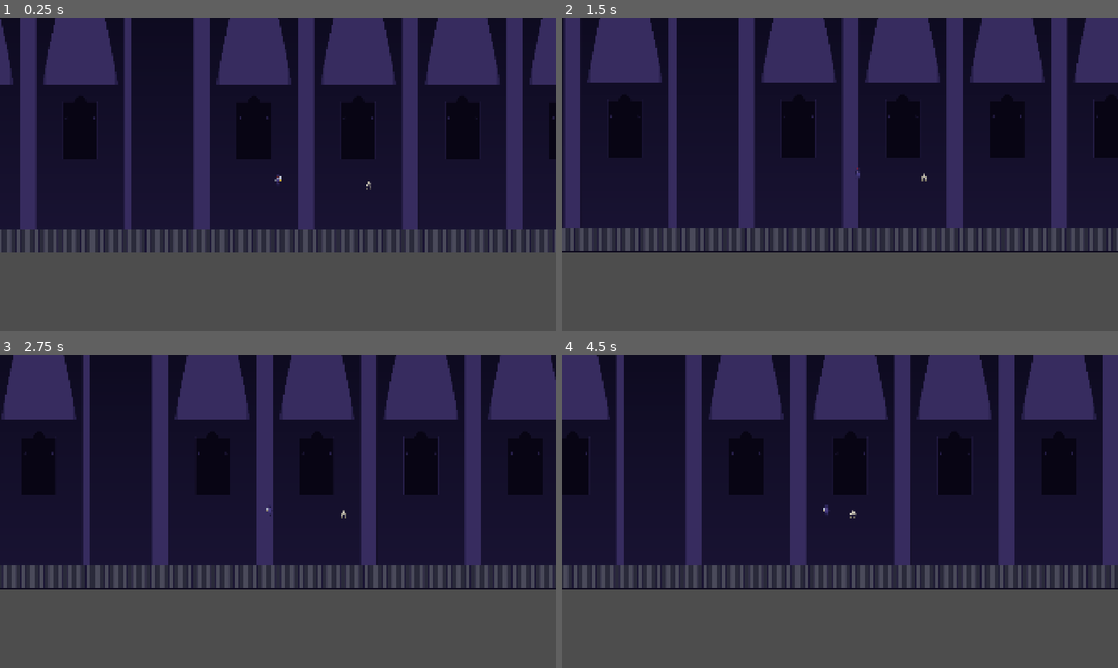
Above: before the commit, frames 1-4 (two rows, left to right).
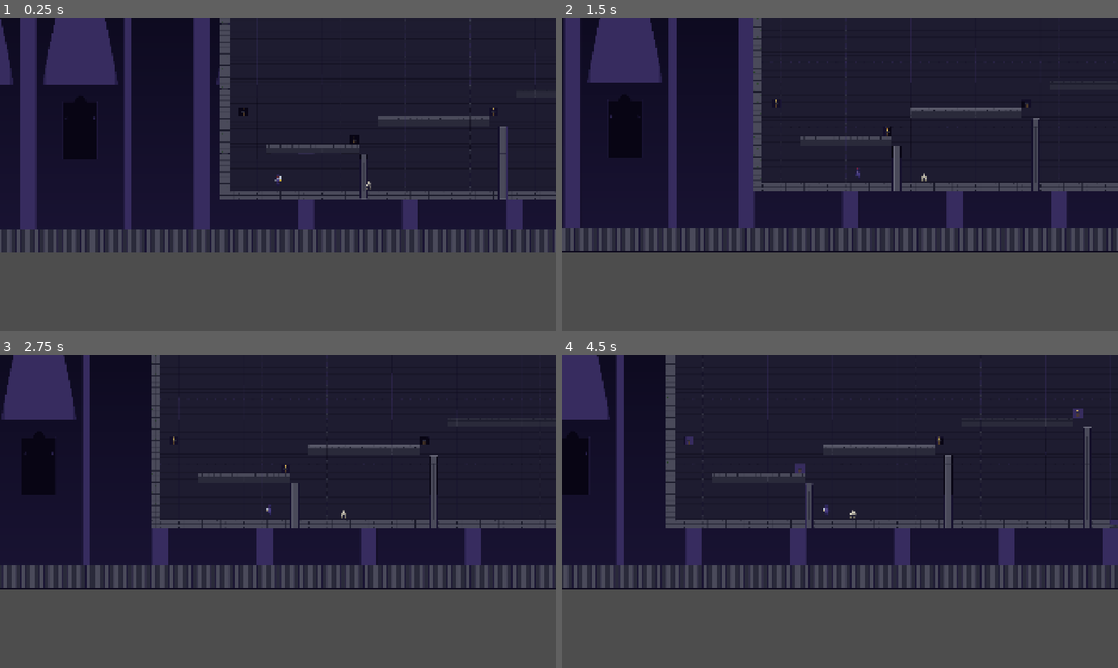
Above: after the commit, the same moments.

Repository: shikyo13/CrimsonVesper
Game: Godot game, scene res://scenes/rooms/test_room.tscn
Two runs of this game, one before a commit and one after it. Both use one fixed random seed, a clock stepped at 60 frames per second and the inputs below.
Inputs:
- Up to frame 1 (0.25 s): no input
- Up to frame 2 (1.5 s): hold Z (attack) 0.53-1.28 s; hold D (move_right) from 0.53 s (still down); tap Space (jump) at 0.77 s; tap X (dash) at 1.35 s
- Up to frame 3 (2.75 s): tap Space (jump) at 1.52 s; release D (move_right) at 2.03 s; hold A (move_left) from 2.03 s (still down); hold Z (attack) from 2.03 s (still down)
- Up to frame 4 (4.5 s): release A (move_left) at 2.78 s; release Z (attack) at 2.78 s; hold D (move_right) 2.78-4.28 s; tap X (dash) at 2.85, 4.35 s; tap Space (jump) at 3.02, 3.77 s; hold Z (attack) 3.53-4.28 s; hold A (move_left) from 4.28 s (still down)

The runs differ from the first frame. In frame 1, 19% of the frame differs, in the area x 39-100%, y 0-58%; in frame 2, 20%; in frame 3, 22%; in frame 4, 25%, in the area x 18-100%, y 0-56%.
Error before the commit: Parse Error: Cannot infer the type of "atlas" variable because the value doesn't have a set type. (res://scripts/rooms/test_room.gd:98)

Commit message:
fix: add explicit type annotation for atlas variable in test_room.gd

Diff:
--- a/godot/scripts/rooms/test_room.gd
+++ b/godot/scripts/rooms/test_room.gd
@@ -95,6 +95,6 @@
 	if torch_timer >= 0.15:
 		torch_timer = 0.0
 		torch_frame = (torch_frame + 1) % 3
-		var atlas := TORCH_FRAMES[torch_frame]
+		var atlas: Vector2i = TORCH_FRAMES[torch_frame]
 		for pos: Vector2i in torch_positions:
 			tile_map.set_cell(pos, 0, atlas)
